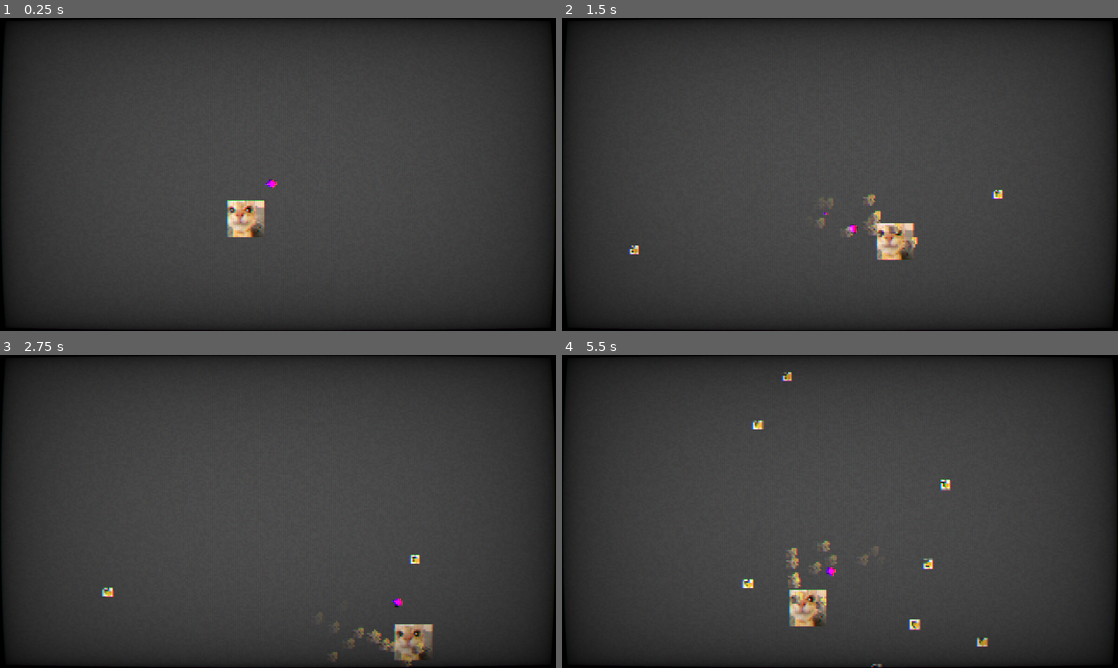
Above: before the commit, frames 1-4 (two rows, left to right).
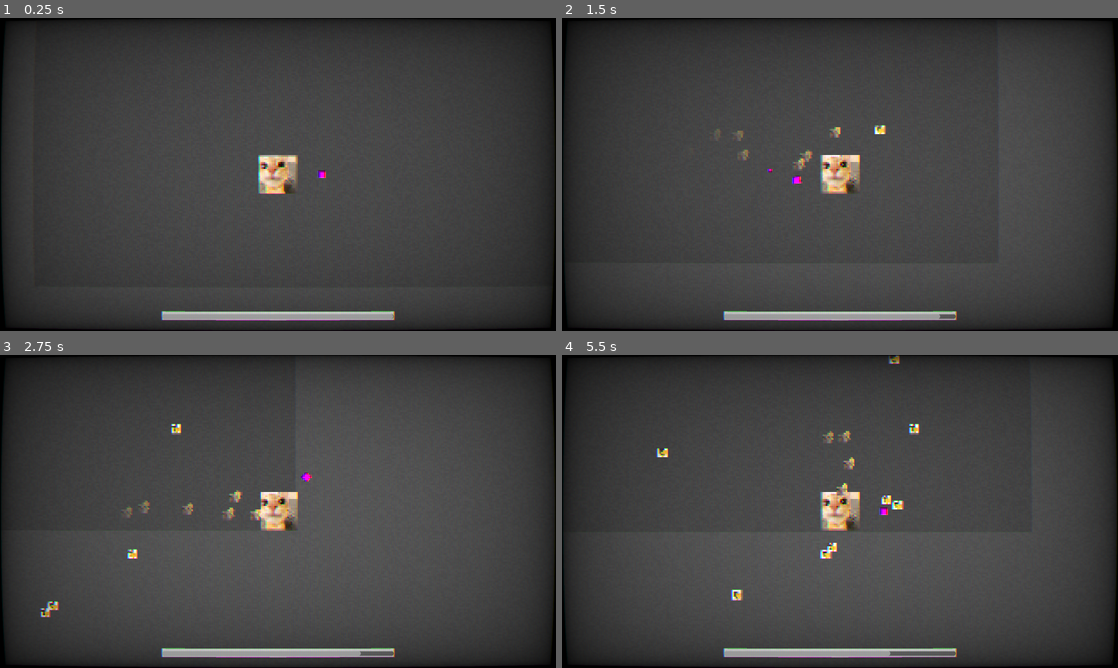
Above: after the commit, the same moments.

Repository: kinghos/GMTK-Game-Jam-2026
Game: Godot game, scene res://scenes/test.tscn
Two runs of this game, one before a commit and one after it. Both use one fixed random seed, a clock stepped at 60 frames per second and the inputs below.
Inputs (mouse positions are in pixels of both pictures, inside the frame that each line leads up to):
- Up to frame 1 (0.25 s): no input
- Up to frame 2 (1.5 s): tap Enter at 0.5 s; move the mouse to (962, 158) at 0.52 s; hold D (Right) 0.53-1.28 s; hold Shift (Sprint, bound only after the commit) 0.53-1.28 s; move the mouse to (728, 190) at 1.27 s; hold S (Down) from 1.28 s (still down); click (728, 190) at 1.35 s
- Up to frame 3 (2.75 s): tap Shift (Sprint, bound only after the commit) at 1.55 s; move the mouse to (333, 442) at 2.02 s; release S (Down) at 2.03 s; hold D (Right) from 2.03 s (still down); hold Shift (Sprint, bound only after the commit) from 2.03 s (still down)
- Up to frame 4 (5.5 s): move the mouse to (812, 574) at 2.77 s; release D (Right) at 2.78 s; release Shift (Sprint, bound only after the commit) at 2.78 s; hold W (Up) 2.78-3.53 s; tap Shift (Sprint, bound only after the commit) at 2.85, 3.8, 4.35 s; move the mouse to (1006, 558) at 3.52 s; press the mouse at (1006, 558) at 3.53 s; hold A (Left) 3.53-5.03 s; move the mouse to (673, 464) at 4.27 s; release the mouse at (673, 464) at 4.28 s; move the mouse to (867, 511) at 5.02 s; hold S (Down) from 5.03 s (still down); hold Shift (Sprint, bound only after the commit) from 5.03 s (still down)

The runs differ from the first frame. In frame 1, 2.9% of the frame differs, in the area x 28-72%, y 43-97%; in frame 2, 3.7%; in frame 3, 3.8%; in frame 4, 4.4%, in the area x 16-77%, y 0-100%.

Commit message:
sprinting and bar

Diff:
--- a/project.godot
+++ b/project.godot
@@ -62,6 +62,11 @@
 "events": [Object(InputEventMouseButton,"resource_local_to_scene":false,"resource_name":"","device":-1,"window_id":0,"a …(259 unchanged characters)…
 ]
 }
+Sprint={
+"deadzone": 0.2,
+"events": [Object(InputEventKey,"resource_local_to_scene":false,"resource_name":"","device":-1,"window_id":0,"alt_pressed":false,"shift_pressed":false,"ctrl_pressed":false,"meta_pressed":false,"pressed":false,"keycode":0,"physical_keycode":4194325,"key_label":0,"unicode":0,"location":0,"echo":false,"script":null)
+]
+}
 
 [layer_names]
 
--- a/scenes/enemies/base_enemy.gd
+++ b/scenes/enemies/base_enemy.gd
@@ -1,10 +1,10 @@
 extends CharacterBody2D
 class_name Enemy
 
-var enemy_type;
-var hp;
-var damage;
-@export var speed = 0;
+var enemy_type
+var hp
+var damage
+@export var speed = 0
 
 func attack_player():
 	velocity = global_position.direction_to(Globals.player.global_position) * speed
--- /dev/null
+++ b/scenes/hud/charge_bar.gd
@@ -0,0 +1,6 @@
+extends HSlider
+
+func _process(delta: float) -> void:
+	if Globals.player:
+		max_value = Globals.player.MAX_CHARGE * 1000
+		value = Globals.player.charge * 1000
--- /dev/null
+++ b/scenes/hud/hud.tscn
@@ -0,0 +1,74 @@
+[gd_scene format=3 uid="uid://dmlqu105ltwt4"]
+
+[ext_resource type="Script" uid="uid://cwrjmiycyral0" path="res://scenes/hud/charge_bar.gd" id="1_48c2t"]
+[ext_resource type="Shader" uid="uid://cqhx0vrhkfegb" path="res://assets/shaders/crt.gdshader" id="1_cgeww"]
+
+[sub_resource type="ShaderMaterial" id="ShaderMaterial_c45xl"]
+shader = ExtResource("1_cgeww")
+shader_parameter/resolution = Vector2(320, 180)
+shader_parameter/scan_line_amount = 0.0
+shader_parameter/warp_amount = 0.1
+shader_parameter/noise_amount = 0.03
+shader_parameter/interference_amount = 0.0
+shader_parameter/grille_amount = 0.1
+shader_parameter/grille_size = 1.0
+shader_parameter/vignette_amount = 0.6
+shader_parameter/vignette_intensity = 0.4
+shader_parameter/aberation_amount = 0.5
+shader_parameter/roll_line_amount = 0.0
+shader_parameter/roll_speed = 1.0
+shader_parameter/scan_line_strength = -8.0
+shader_parameter/pixel_strength = -2.0
+
+[sub_resource type="ImageTexture" id="ImageTexture_126ht"]
+
+[sub_resource type="ImageTexture" id="ImageTexture_d2rsb"]
+
+[node name="HUD" type="CanvasLayer" unique_id=350223319]
+
+[node name="ShaderBuffer" type="ColorRect" parent="." unique_id=1055399532]
+material = SubResource("ShaderMaterial_c45xl")
+anchors_preset = 15
+anchor_right = 1.0
+anchor_bottom = 1.0
+grow_horizontal = 2
+grow_vertical = 2
+
+[node name="Control" type="Control" parent="." unique_id=393050666]
+layout_mode = 3
+anchors_preset = 15
+anchor_right = 1.0
+anchor_bottom = 1.0
+grow_horizontal = 2
+grow_vertical = 2
+
+[node name="ChargeBar" type="HSlider" parent="Control" unique_id=1679705439]
+layout_mode = 1
+anchors_preset = 7
+anchor_left = 0.5
+anchor_top = 1.0
+anchor_right = 0.5
+anchor_bottom = 1.0
+offset_left = -200.0
+offset_top = -16.0
+offset_right = 200.0
+grow_horizontal = 2
+grow_vertical = 0
+scale = Vector2(2, 2)
+pivot_offset = Vector2(200, 50)
+theme_override_icons/grabber_disabled = SubResource("ImageTexture_126ht")
+theme_override_icons/tick = SubResource("ImageTexture_d2rsb")
+editable = false
+scrollable = false
+script = ExtResource("1_48c2t")
+
+[node name="ColorRect" type="ColorRect" parent="Control/ChargeBar" unique_id=1798800555]
+z_index = -1
+layout_mode = 1
+anchors_preset = 15
+anchor_right = 1.0
+anchor_bottom = 1.0
+grow_horizontal = 2
+grow_vertical = 2
+offset_transform_enabled = true
+offset_transform_scale = Vector2(1.01, 1)
--- a/scenes/player/death_animation.gd
+++ b/scenes/player/death_animation.gd
@@ -6,4 +6,4 @@
 	emitting = true
 	audio_stream_player_2d.play()
 	await get_tree().create_timer(lifetime).timeout
-	queue_free()
+	get_parent().queue_free()
--- a/scenes/player/death_animation.tscn
+++ b/scenes/player/death_animation.tscn
@@ -1,8 +1,8 @@
 [gd_scene format=3 uid="uid://b04818ds8iyp5"]
 
-[ext_resource type="Script" uid="uid://ddo80kb0nhhvg" path="res://scenes/player/death_animation.gd" id="1_ddswr"]
-[ext_resource type="Texture2D" uid="uid://bu0tbkvjdl8a6" path="res://catbadjob.png" id="1_n84a4"]
-[ext_resource type="AudioStream" uid="uid://c6nn8ak803wuf" path="res://scenes/player/soundreality-explosion-fx-343683.mp3" id="2_e3m0r"]
+[ext_resource type="Texture2D" uid="uid://bu0tbkvjdl8a6" path="res://catbadjob.png" id="1_1mvow"]
+[ext_resource type="Script" uid="uid://ddo80kb0nhhvg" path="res://scenes/player/death_animation.gd" id="2_ckcgh"]
+[ext_resource type="AudioStream" uid="uid://c6nn8ak803wuf" path="res://scenes/player/soundreality-explosion-fx-343683.mp3" id="3_nw878"]
 
 [sub_resource type="ParticleProcessMaterial" id="ParticleProcessMaterial_8f4dh"]
 particle_flag_disable_z = true
--- a/scenes/player/expended_charge.gd
+++ b/scenes/player/expended_charge.gd
@@ -1,7 +1,7 @@
 extends Sprite2D
 class_name Charge
 
-const MAX_LIFETIME = 1
+const MAX_LIFETIME = 1 # seconds
 var lifetime = MAX_LIFETIME
 
 static func create(player_position) -> Charge:
--- a/scenes/player/player.gd
+++ b/scenes/player/player.gd
@@ -5,11 +5,15 @@
 
 const IDLE_DRAIN = 1.0
 const MOVING_DRAIN = 6.0
-const MAX_SPEED = 400.0
+
+const WALK_SPEED = 400.0
+const SPRINT_SPEED = 700.0
+
+const MAX_CHARGE = 100
 
 @onready var gun: Sprite2D = $Gun
 
-var health = 100
+var charge = MAX_CHARGE
 var dead = false
 
 var shoot_cooldown = 0.0
@@ -21,7 +25,13 @@
 
 func _physics_process(delta: float) -> void:
 	var direction = Input.get_vector("Left", "Right", "Up", "Down")
-	velocity = MAX_SPEED * direction
+	var sprinting = Input.is_action_pressed("Sprint")
+
+	var current_speed = WALK_SPEED
+	if sprinting:
+		current_speed = SPRINT_SPEED
+
+	velocity = current_speed * direction
 	move_and_slide()
 
 	shoot_cooldown -= delta
@@ -32,16 +42,16 @@
 		gun.shoot()
 		shoot_cooldown = gun.fire_rate
 
-	var speed_percent = clamp(velocity.length() / MAX_SPEED, 0.0, 1.0)
-	health -= (IDLE_DRAIN + MOVING_DRAIN * speed_percent) * delta
+	var speed_percent = clamp(velocity.length() / SPRINT_SPEED, 0.0, 1.0)
+	charge -= (IDLE_DRAIN + MOVING_DRAIN * speed_percent) * delta
 
-	if health <= 0 and not dead:
+	if charge <= 0 and not dead:
 		die()
 		dead = true
 
 	expended_charge_timer += delta
 
-	var interval = lerp(1.2, 0.08, speed_percent)
+	var interval = lerp(1.5, 0.1, speed_percent)
 
 	if expended_charge_timer >= interval:
 		expend_charge()
--- a/scenes/player/player.tscn
+++ b/scenes/player/player.tscn
@@ -27,3 +27,5 @@
 texture = SubResource("PlaceholderTexture2D_126ht")
 offset = Vector2(150, 0)
 script = ExtResource("3_gmlin")
+
+[node name="Camera2D" type="Camera2D" parent="." unique_id=1946561460]
--- a/scenes/test.tscn
+++ b/scenes/test.tscn
@@ -2,24 +2,7 @@
 
 [ext_resource type="Script" uid="uid://bflra6x651531" path="res://scenes/test.gd" id="1_bl13t"]
 [ext_resource type="PackedScene" uid="uid://b87hq2kmyp5ee" path="res://scenes/player/player.tscn" id="1_errlg"]
-[ext_resource type="Shader" uid="uid://cqhx0vrhkfegb" path="res://assets/shaders/crt.gdshader" id="3_iyx0m"]
-
-[sub_resource type="ShaderMaterial" id="ShaderMaterial_k5ghg"]
-shader = ExtResource("3_iyx0m")
-shader_parameter/resolution = Vector2(320, 180)
-shader_parameter/scan_line_amount = 0.0
-shader_parameter/warp_amount = 0.1
-shader_parameter/noise_amount = 0.03
-shader_parameter/interference_amount = 0.0
-shader_parameter/grille_amount = 0.1
-shader_parameter/grille_size = 1.0
-shader_parameter/vignette_amount = 0.6
-shader_parameter/vignette_intensity = 0.4
-shader_parameter/aberation_amount = 0.5
-shader_parameter/roll_line_amount = 0.0
-shader_parameter/roll_speed = 1.0
-shader_parameter/scan_line_strength = -8.0
-shader_parameter/pixel_strength = -2.0
+[ext_resource type="PackedScene" uid="uid://dmlqu105ltwt4" path="res://scenes/hud/hud.tscn" id="2_bl13t"]
 
 [node name="Test" type="Node2D" unique_id=1894181403]
 script = ExtResource("1_bl13t")
@@ -34,12 +17,4 @@
 
 [node name="Bullets" type="Node2D" parent="." unique_id=920392833]
 
-[node name="CanvasLayer" type="CanvasLayer" parent="." unique_id=683207885]
-
-[node name="ShaderBuffer" type="ColorRect" parent="CanvasLayer" unique_id=2085574511]
-material = SubResource("ShaderMaterial_k5ghg")
-anchors_preset = 15
-anchor_right = 1.0
-anchor_bottom = 1.0
-grow_horizontal = 2
-grow_vertical = 2
+[node name="HUD" parent="." unique_id=350223319 instance=ExtResource("2_bl13t")]
Not shown, added: scenes/hud/charge_bar.gd.uid
Not shown: 1 places in scenes/player/death_animation.tscn that only renumber resources
